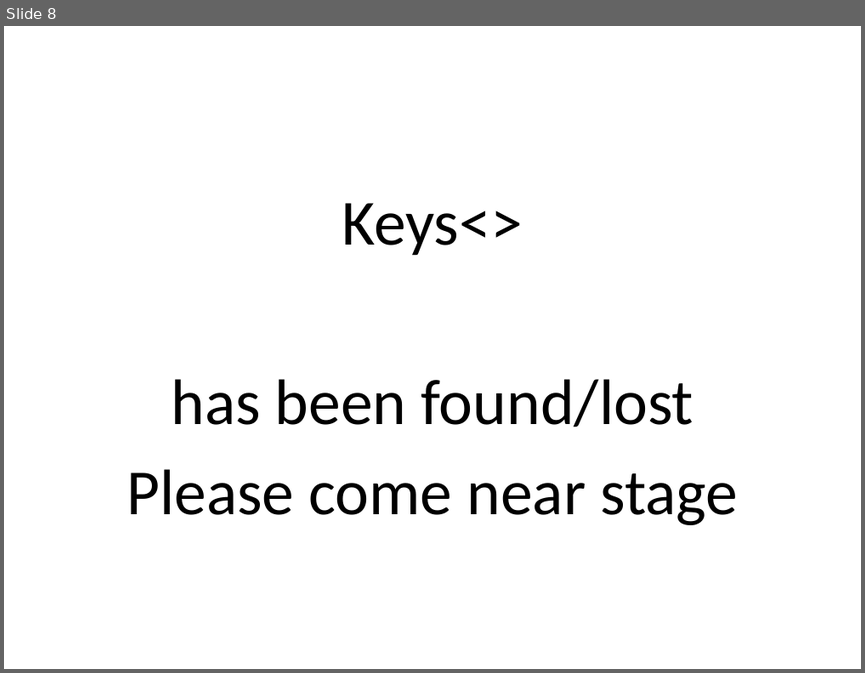
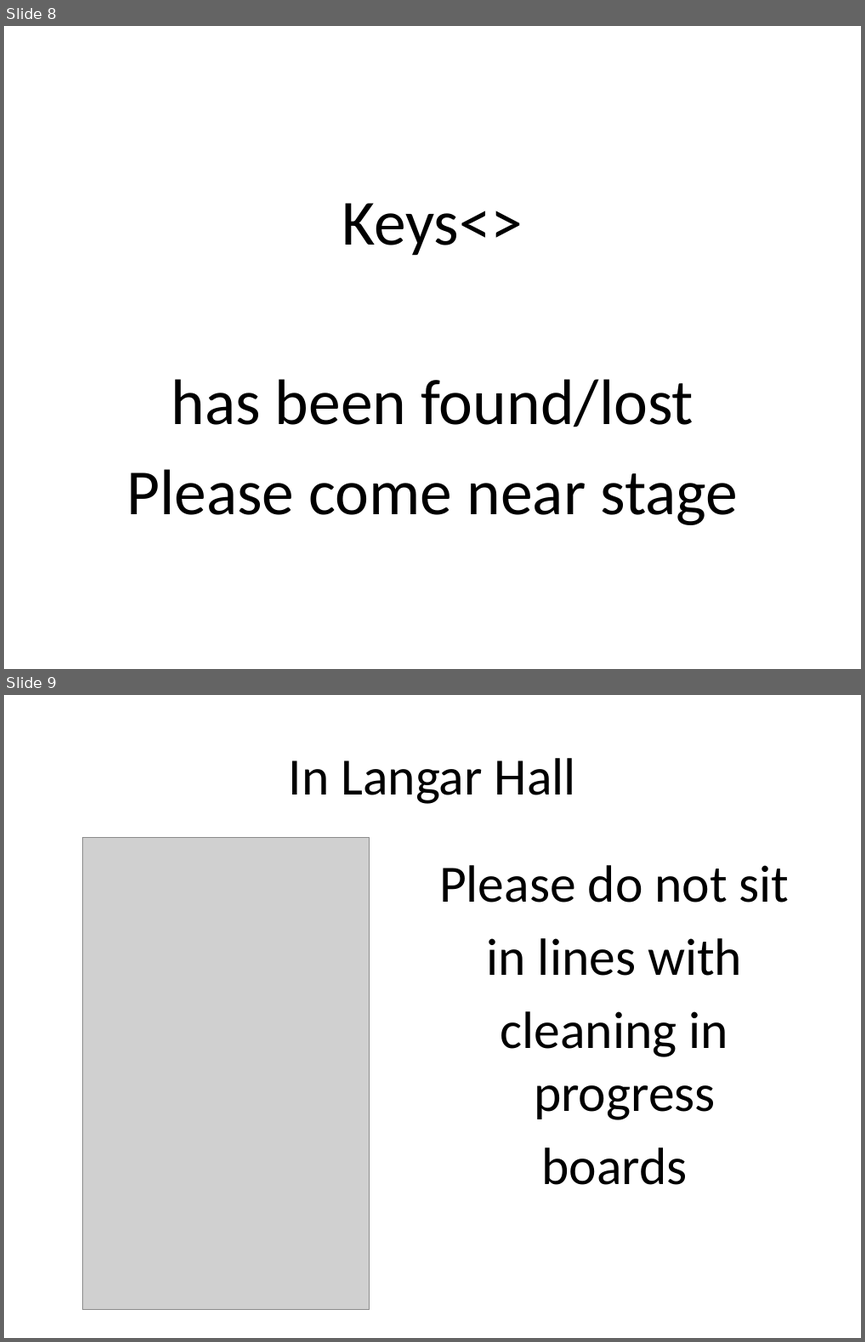
Before and after one commit to jagatsingh/sikhism, a slide deck: software/util/Standard_Templates.pptx. Shown one above the other, each under a label of ours: slide 8 before the commit, slides 8 and 9 after it. The pictures are 865x673 and 865x1342 pixels, drawn with LibreOffice and Linux fonts; fonts in the diff are those of the drawing; grey boxes stand for pictures. Boxes give left, top, right and bottom in pixels: in the first picture for what was removed or moved away, otherwise in the second. Text is boxed around its words. In the diff, an @@ line names an element or a change of style, - is before the commit and + after.

Commit message:
Adding cleaning in progress slide

```diff
--- a/software/util/Standard_Templates.pptx
+++ b/software/util/Standard_Templates.pptx
@@ slide 9 added at bbox=[4, 695, 861, 1338], background #FFFFFF @@
@@ title added at bbox=[289, 758, 576, 804], 44 pt, text #000000 @@
+In Langar Hall
@@ picture added at bbox=[82, 837, 368, 1309] @@
@@ text added at bbox=[439, 865, 789, 1185], 44 pt, text #000000 @@
+Please do not sit
+in lines with
+cleaning in progress
+boards
```
Also in this commit, not shown: 1 slide changed.
